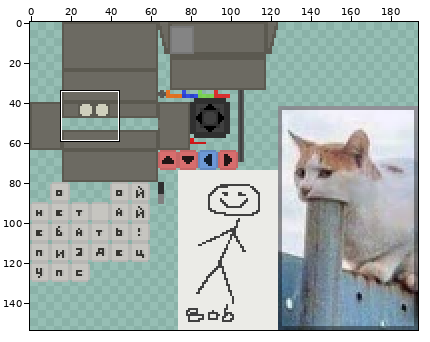
Sprite sheet -- src/main/resources/assets/hbm/textures/models/machines/crane_console.png. The first picture is a wide view before the edit; the outline marks the close-up.
Close-up. The starting point:
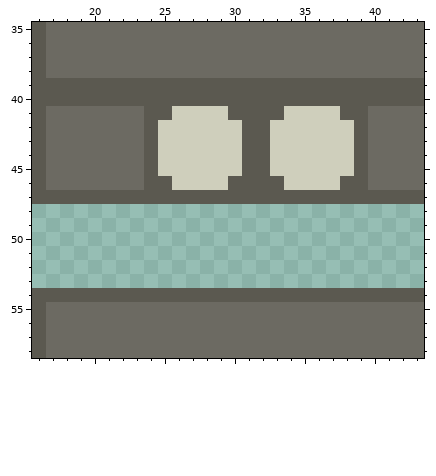
The file is 194x154 pixels. Shown: x 16..43, y 35..58.
After the commit:
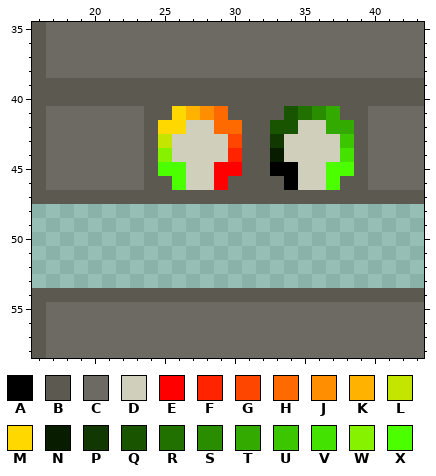
Palette (. is transparent): A #000000  B #5b5950  C #6c6a62  D #cfcfbc  E #ff0000  F #ff2300  G #ff4600  H #ff6a00  J #ff8e00  K #ffb300  L #c3e500  M #ffd800  N #081c00  P #103800  Q #195500  R #217100  S #2a8d00  T #32aa00  U #3bc600  V #43e200  W #87f200  X #4cff00
What changed:
@@ x 23..40 @@
 40 BBBBBBBBBBBBBBBBBB
-41 CBBDDDDBBBBDDDDBBC
-42 CBDDDDDDBBDDDDDDBC
-43 CBDDDDDDBBDDDDDDBC
-44 CBDDDDDDBBDDDDDDBC
-45 CBDDDDDDBBDDDDDDBC
-46 CBBDDDDBBBBDDDDBBC
+41 CBBMKJHBBBBQRSTBBC
+42 CBMMDDHHBBQQDDTTBC
+43 CBLDDDDGBBPDDDDUBC
+44 CBWDDDDFBBNDDDDVBC
+45 CBXXDDEEBBAADDXXBC
+46 CBBXDDEBBBBADDXBBC
 47 BBBBBBBBBBBBBBBBBB
Where, in picture pixels (left, top, right, bottom), the same in both close-ups:
changed: (158, 106, 354, 190)
